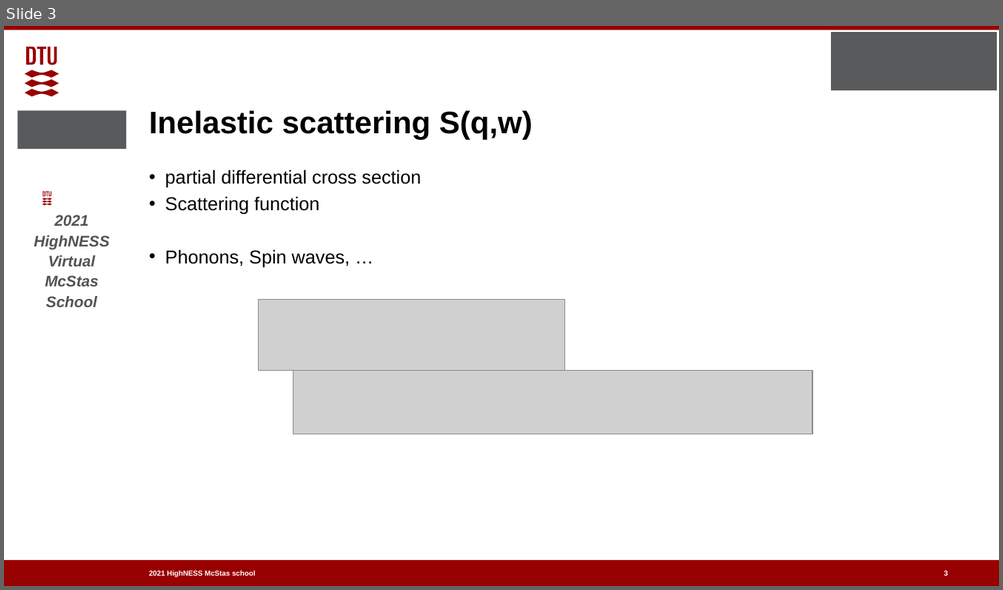
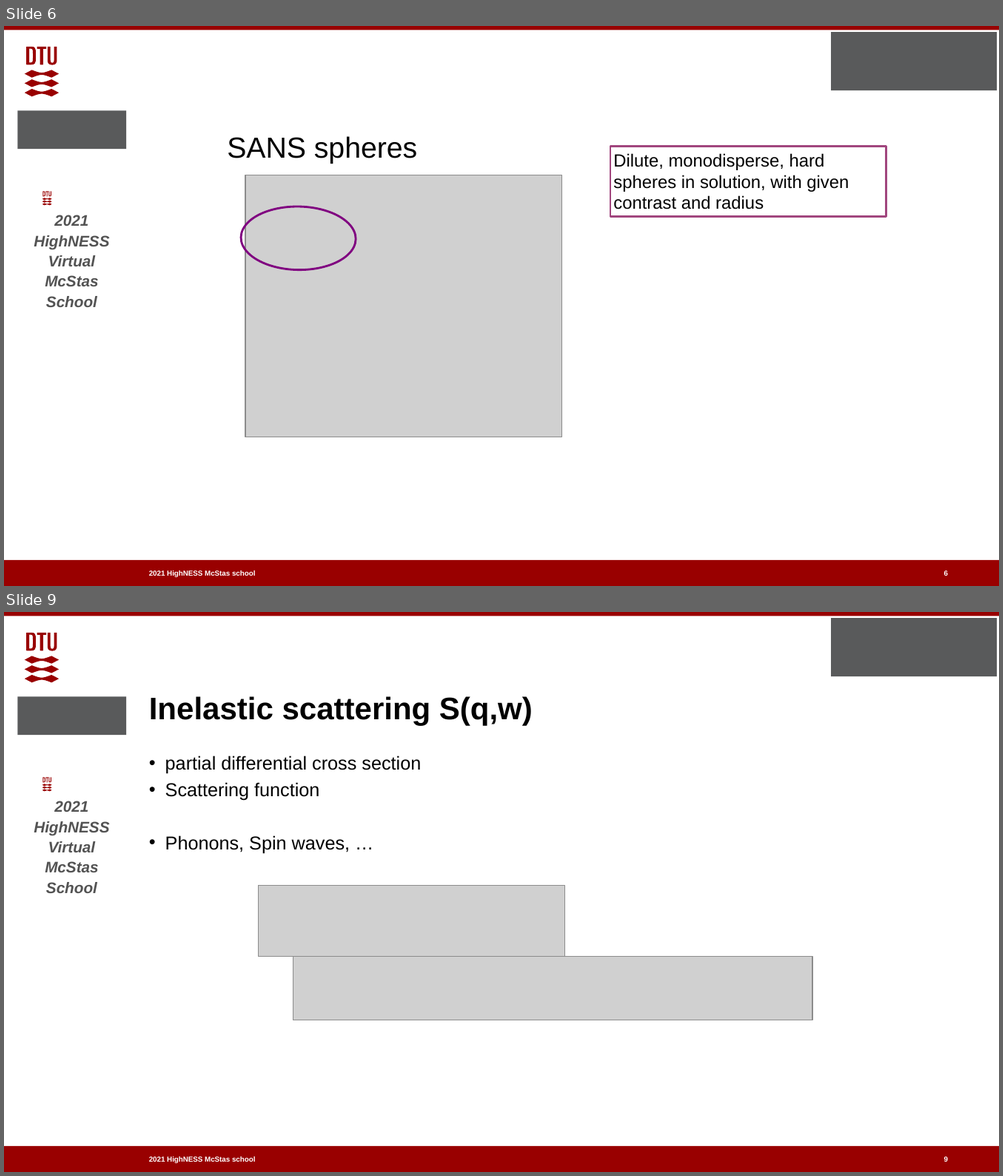
Before and after one commit to McStasMcXtrace/Schools, a slide deck: ESS_May_2021/Thursday_May_6th/2_Samples_II/More_samples.pptx. Shown one above the other, each under a label of ours: slide 3 before the commit, slides 6 and 9 after it; the slides between them are not shown. The pictures are 1003x590 and 1003x1176 pixels, drawn with LibreOffice and Linux fonts; fonts in the diff are those of the drawing; grey boxes stand for pictures; background and template pictures are left out. Boxes give left, top, right and bottom in pixels: in the first picture for what was removed or moved away, otherwise in the second. Text is boxed around its words. In the diff, an @@ line names an element or a change of style, - is before the commit and + after.

Commit message:
SANS, then inelastic

```diff
--- a/ESS_May_2021/Thursday_May_6th/2_Samples_II/More_samples.pptx
+++ b/ESS_May_2021/Thursday_May_6th/2_Samples_II/More_samples.pptx
@@ slide 6 added at [4, 26, 999, 586], background #FFFFFF; not listed: 8 template elements that a slide beside it also shows @@
@@ text added at [227, 136, 417, 164], 28 pt, text #000000 @@
+SANS spheres
@@ rectangle added at [610, 146, 886, 216], outline #A1467E 2 pt, 17 pt, text #000000 @@
+Dilute, monodisperse, hard spheres in solution, with given contrast and radius
@@ picture added at [245, 175, 561, 437] @@
@@ ellipse added at [240, 206, 356, 271], outline #800080 2 pt @@
@@ page number added at [944, 571, 948, 578], 7 pt, text #FFFFFF, bold @@
+6
@@ what was slide 3 is now slide 9 @@
```
Also in this commit, not shown: 3 slides changed, 5 other slides added, 1 slide removed, 2 other files.
